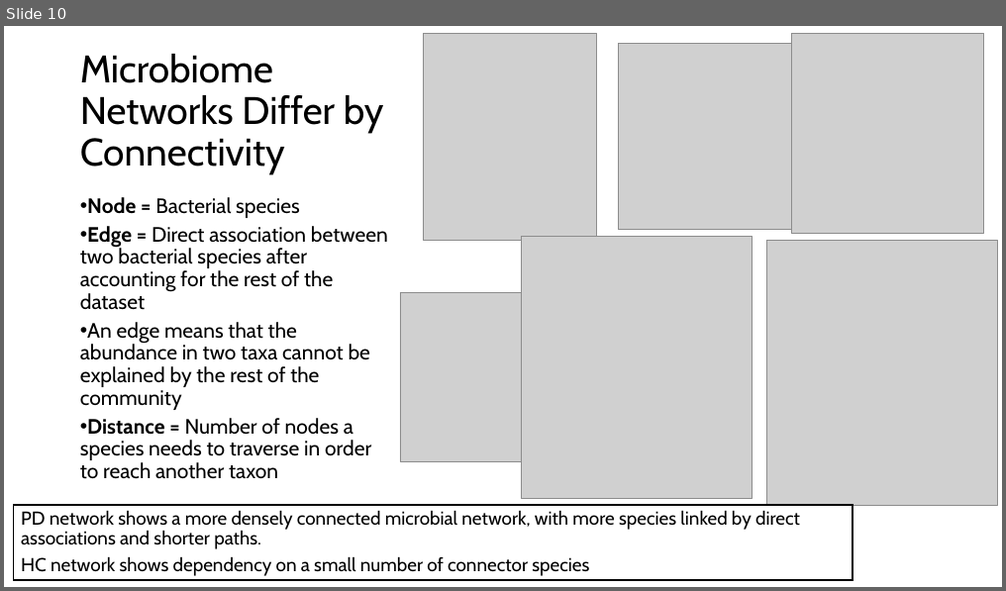
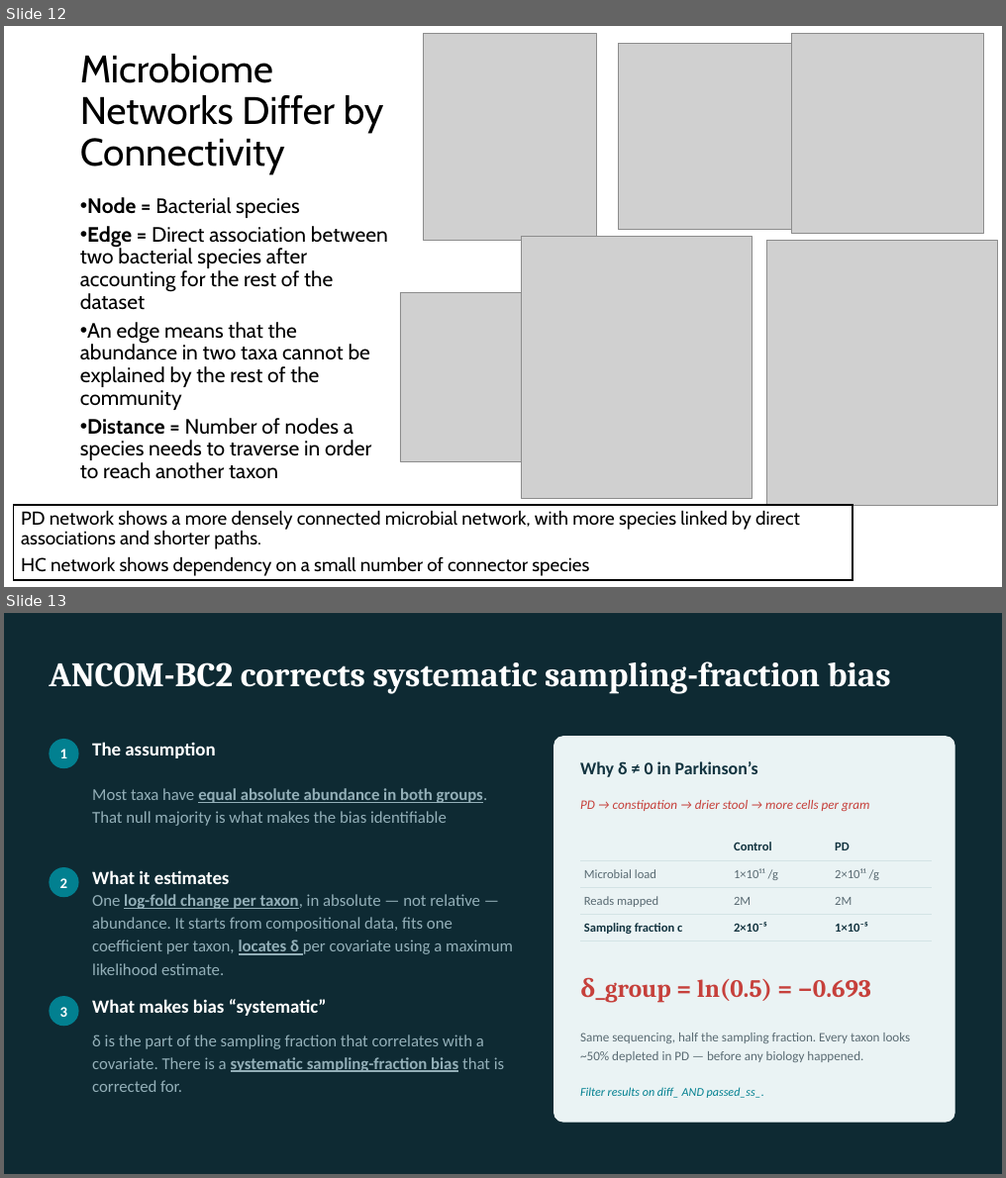
Before and after one commit to dcm9123/MIGUT, a slide deck: PD_update_june_2_2026.pptx. Shown one above the other, each under a label of ours: slide 10 before the commit, slides 12 and 13 after it. The pictures are 1006x591 and 1006x1178 pixels, drawn with LibreOffice and Linux fonts; fonts in the diff are those of the drawing; grey boxes stand for pictures. Boxes give left, top, right and bottom in pixels: in the first picture for what was removed or moved away, otherwise in the second. Text is boxed around its words. In the diff, an @@ line names an element or a change of style, - is before the commit and + after.

```diff
--- a/PD_update_june_2_2026.pptx
+++ b/PD_update_june_2_2026.pptx
@@ slide 13 added at (4,613,1002,1174), background #0E2A33 @@
@@ text added at (49,662,891,694), 33 pt, text #FFFFFF, bold @@
+ANCOM-BC2 corrects systematic sampling-fraction bias
@@ ellipse added at (49,739,79,768), fill #028090 @@
@@ text added at (60,749,67,759), 14 pt, text #FFFFFF, bold @@
+1
@@ text added at (92,742,215,759), 18 pt, text #FFFFFF, bold @@
+The assumption
@@ rounded rectangle added at (554,737,954,1122), fill #EAF3F4, outline #EAF3F4 1 pt @@
@@ text added at (92,788,488,826), 16 pt, text #93AFB8 @@
+Most taxa have equal absolute abundance in both groups. That null majority is what makes the bias identifiable
@@ text added at (580,761,758,777), 17 pt, text #12333F, bold @@
+Why δ ≠ 0 in Parkinson’s
@@ text added at (580,800,869,811), 12.5 pt, text #C6403B, italic @@
+PD → constipation → drier stool → more cells per gram
@@ table added at (580,834,933,942), 4 rows, 3 columns @@
+ | Control | PD
+Microbial load | 1×10¹¹ /g | 2×10¹¹ /g
+Reads mapped | 2M | 2M
+Sampling fraction c | 2×10⁻⁵ | 1×10⁻⁵
@@ ellipse added at (49,867,79,897), fill #028090 @@
@@ text added at (60,878,67,888), 14 pt, text #FFFFFF, bold @@
+2
@@ text added at (92,870,230,884), 18 pt, text #FFFFFF, bold @@
+What it estimates
@@ text added at (92,894,513,975), 16 pt, text #93AFB8 @@
+One log-fold change per taxon, in absolute — not relative — abundance. It starts from compositional data, fits one coefficient per taxon, locates δ per covariate using a maximum likelihood estimate.
@@ ellipse added at (49,996,79,1026), fill #028090 @@
@@ text added at (580,977,871,1003), 24 pt, text #C6403B, bold @@
+δ_group = ln(0.5) = −0.693
@@ text added at (60,1007,67,1017), 14 pt, text #FFFFFF, bold @@
+3
@@ text added at (92,999,327,1016), 18 pt, text #FFFFFF, bold @@
+What makes bias “systematic”
@@ text added at (92,1035,504,1092), 16 pt, text #93AFB8 @@
+δ is the part of the sampling fraction that correlates with a covariate. There is a systematic sampling-fraction bias that is corrected for.
@@ text added at (580,1033,911,1062), 12.5 pt, text #5A6B73 @@
+Same sequencing, half the sampling fraction. Every taxon looks ~50% depleted in PD — before any biology happened.
@@ text added at (580,1087,764,1098), 11.5 pt, text #028090, italic @@
+Filter results on diff_ AND passed_ss_.
@@ what was slide 10 is now slide 12 @@
```
Also in this commit, not shown: 7 other slides added, 4 other files.
